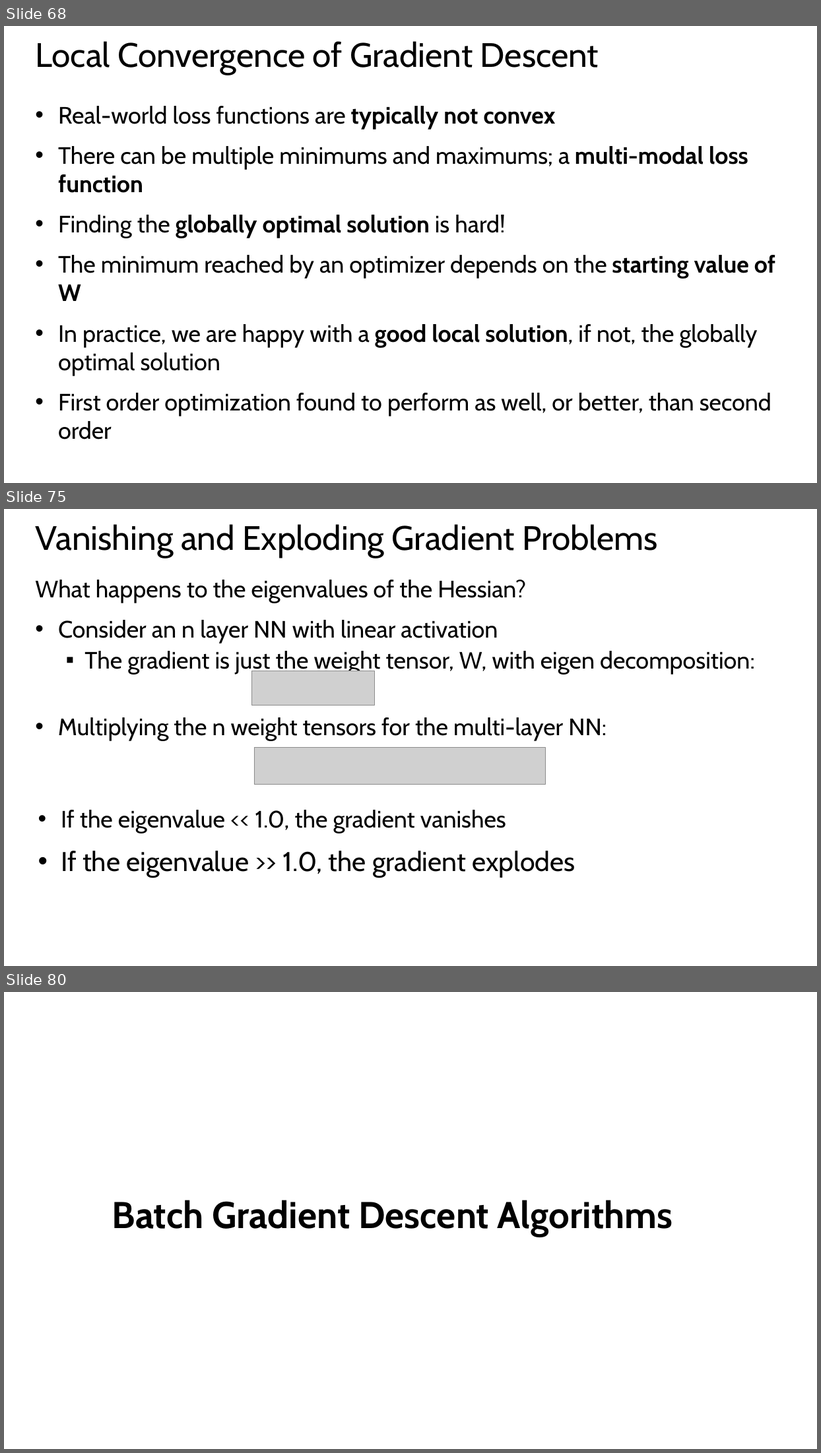
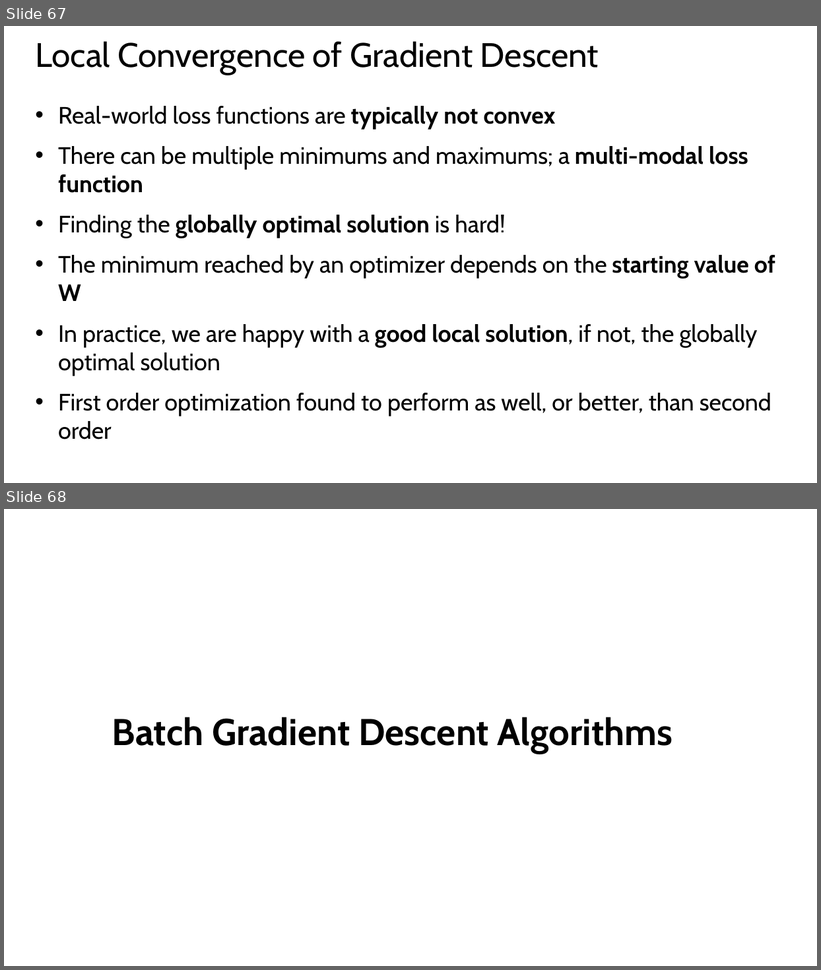
Before and after one commit to StephenElston/CSCI-E25, a slide deck: SuplementaryMaterial/RegularizatioinAndOptimization.pptx. Shown one above the other, each under a label of ours: slides 68, 75 and 80 before the commit, slides 67 and 68 after it; the slides between them are not shown. The pictures are 821x1453 and 821x970 pixels, drawn with LibreOffice and Linux fonts; fonts in the diff are those of the drawing; grey boxes stand for pictures. Boxes give left, top, right and bottom in pixels: in the first picture for what was removed or moved away, otherwise in the second. Text is boxed around its words. In the diff, an @@ line names an element or a change of style, - is before the commit and + after.

```diff
--- a/SuplementaryMaterial/RegularizatioinAndOptimization.pptx
+++ b/SuplementaryMaterial/RegularizatioinAndOptimization.pptx
@@ slide 75 removed at [4,509,817,966], background #FFFFFF @@
@@ title removed at [36,524,658,557] @@
-Vanishing and Exploding Gradient Problems
@@ text removed at [35,580,755,675] @@
-What happens to the eigenvalues of the Hessian?
-• Consider an n layer NN with linear activation
-  ▪ The gradient is just the weight tensor, W, with eigen decomposition:
@@ picture removed at [252,671,375,705] @@
@@ text removed at [58,718,607,741] @@
-• Multiplying the n weight tensors for the multi-layer NN:
@@ picture removed at [254,747,546,785] @@
@@ text removed at [61,810,575,878] @@
-• If the eigenvalue << 1.0, the gradient vanishes
-• If the eigenvalue >> 1.0, the gradient explodes
@@ what was slide 68 is now slide 67 @@
@@ what was slide 80 is now slide 68 @@
```
Also in this commit, not shown: 4 slides changed, 11 other slides removed.
